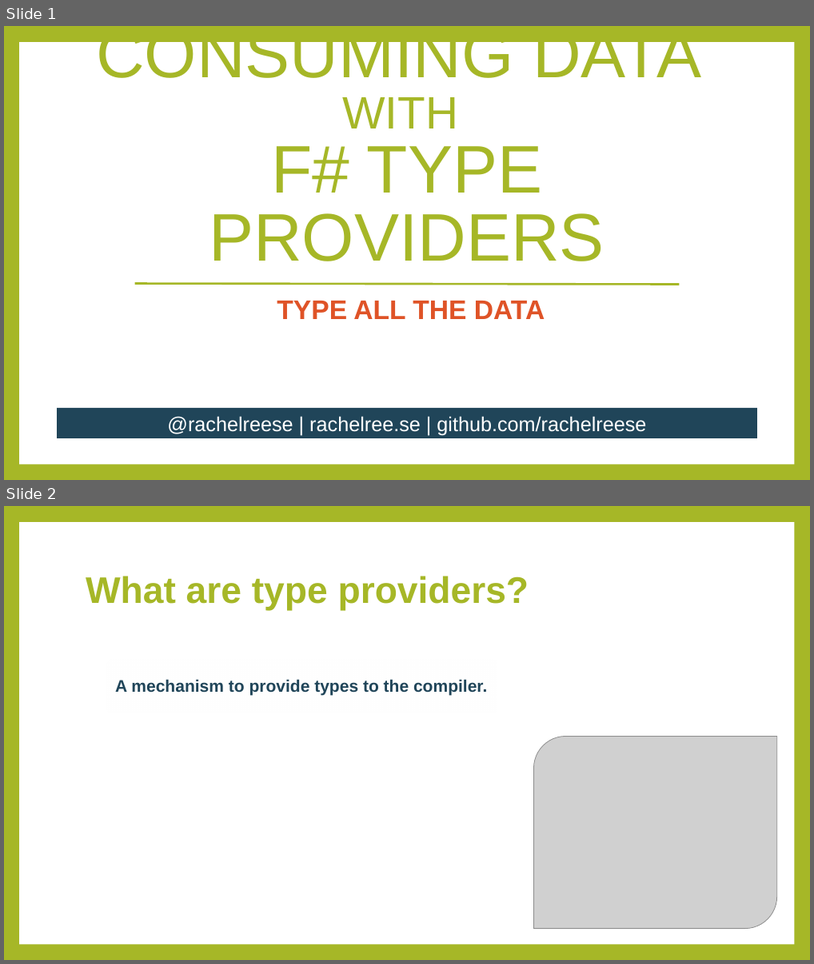
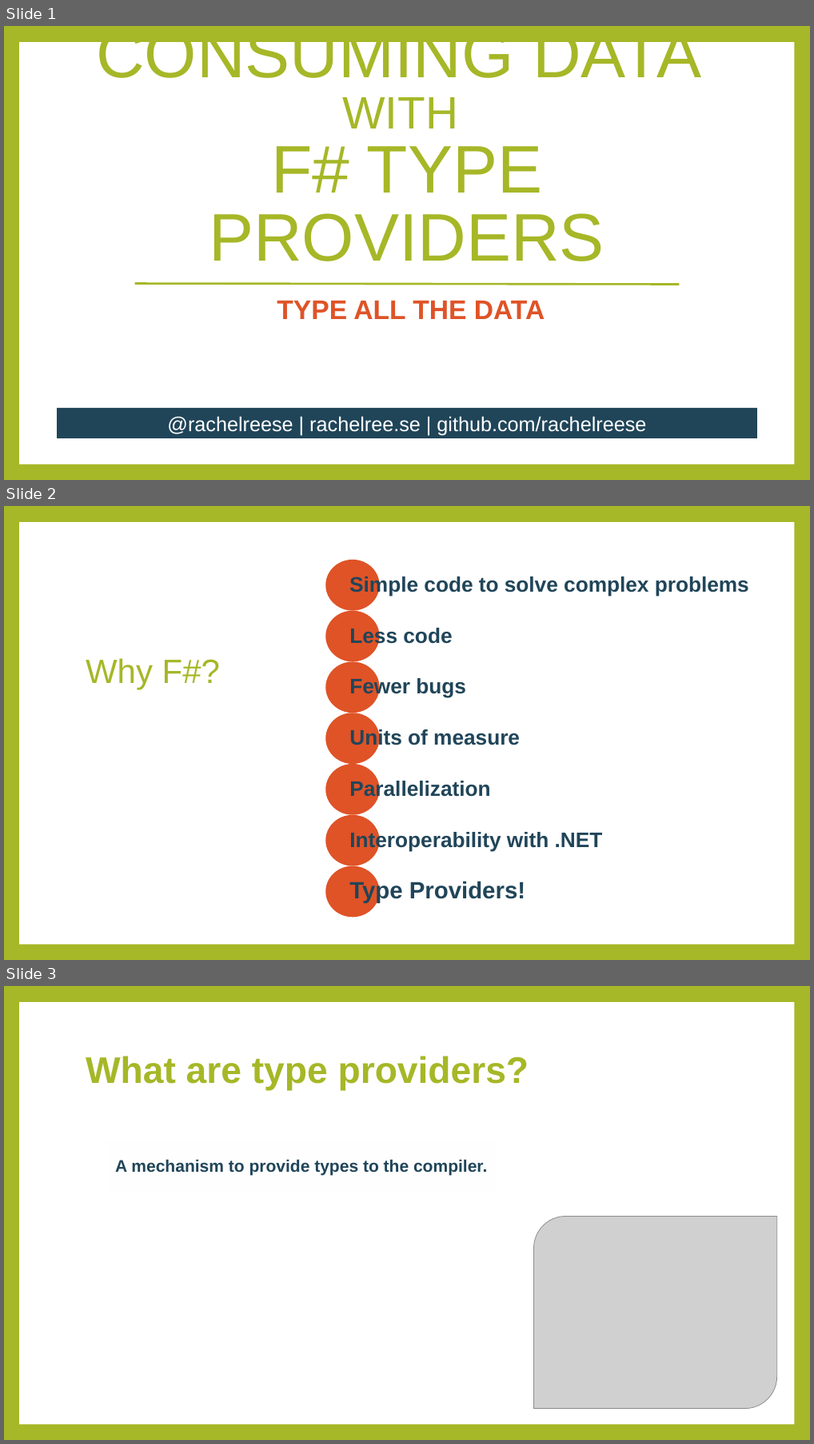
Before and after one commit to rachelblasucci/Current-Talks, a slide deck: Type Providers/Type Providers.pptx. Shown one above the other, each under a label of ours: slides 1 and 2 before the commit, slides 1, 2 and 3 after it. The pictures are 814x964 and 814x1444 pixels, drawn with LibreOffice and Linux fonts; fonts in the diff are those of the drawing; grey boxes stand for pictures. Boxes give left, top, right and bottom in pixels: in the first picture for what was removed or moved away, otherwise in the second. Text is boxed around its words. In the diff, an @@ line names an element or a change of style, - is before the commit and + after.

```diff
--- a/Type Providers/Type Providers.pptx
+++ b/Type Providers/Type Providers.pptx
@@ slide 2 added at (x1=4, y1=506, x2=810, y2=960), background #A6B727; not listed: 1 template element that a slide beside it also shows @@
@@ title added at (x1=86, y1=658, x2=220, y2=689), 40 pt, text #A6B727 @@
+Why F#?
@@ group added at (x1=326, y1=560, x2=750, y2=916): 7 ellipses, 7 texts @@
+Simple code to solve complex problems
+Less code
+Fewer bugs
+Units of measure
+Parallelization
+Interoperability with .NET
+Type Providers!
@@ what was slide 2 is now slide 3 @@
```
Also in this commit, not shown: 6 slides changed, 1 slide removed, 4 other files.
